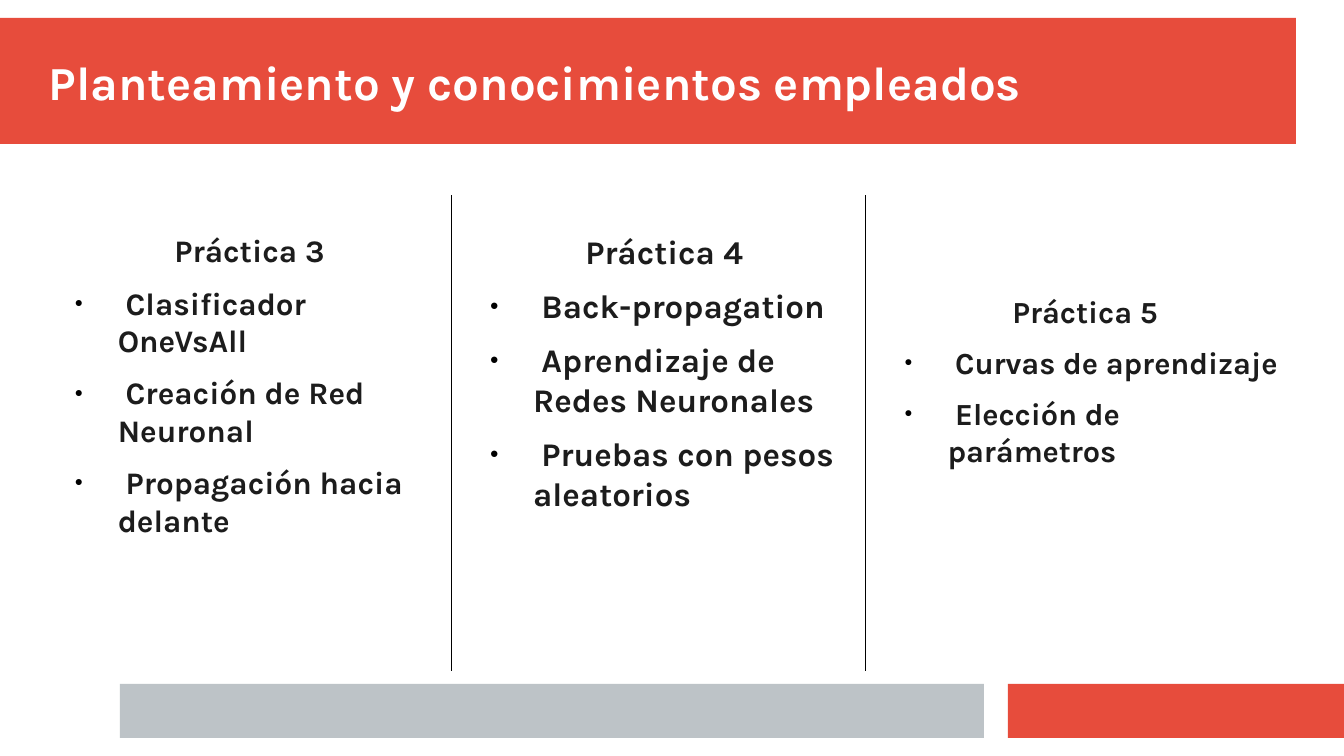
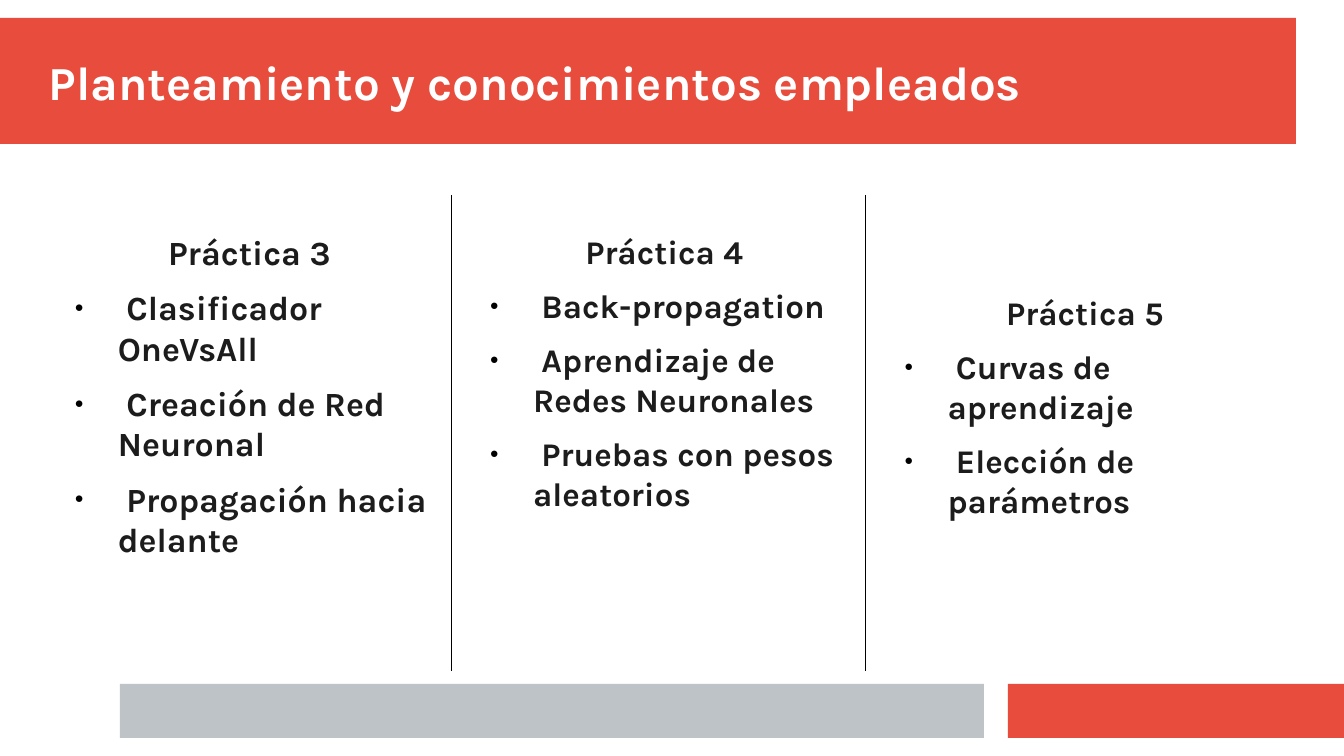
Before and after one commit to Lidiacon/AA, a slide deck: slide 4 of Proyecto/Presentación.odp. Drawn at 1344x756 pixels with LibreOffice and Linux fonts; fonts in the diff are those of the drawing. Boxes give left, top, right and bottom in pixels: in the first picture for what was removed or moved away, otherwise in the second. Text is boxed around its words. In the diff, an @@ line names an element or a change of style, - is before the commit and + after.

```diff
--- a/Proyecto/Presentación.odp
+++ b/Proyecto/Presentación.odp
@@ text "Práctica 3" at (118, 238, 427, 553): size 18.5 to 20 pt @@
@@ text "Práctica 5" at (948, 299, 1163, 521): size 18 to 19.5 pt @@
```
Also in this commit, not shown: 1 other slide changed, 4 slides added.
